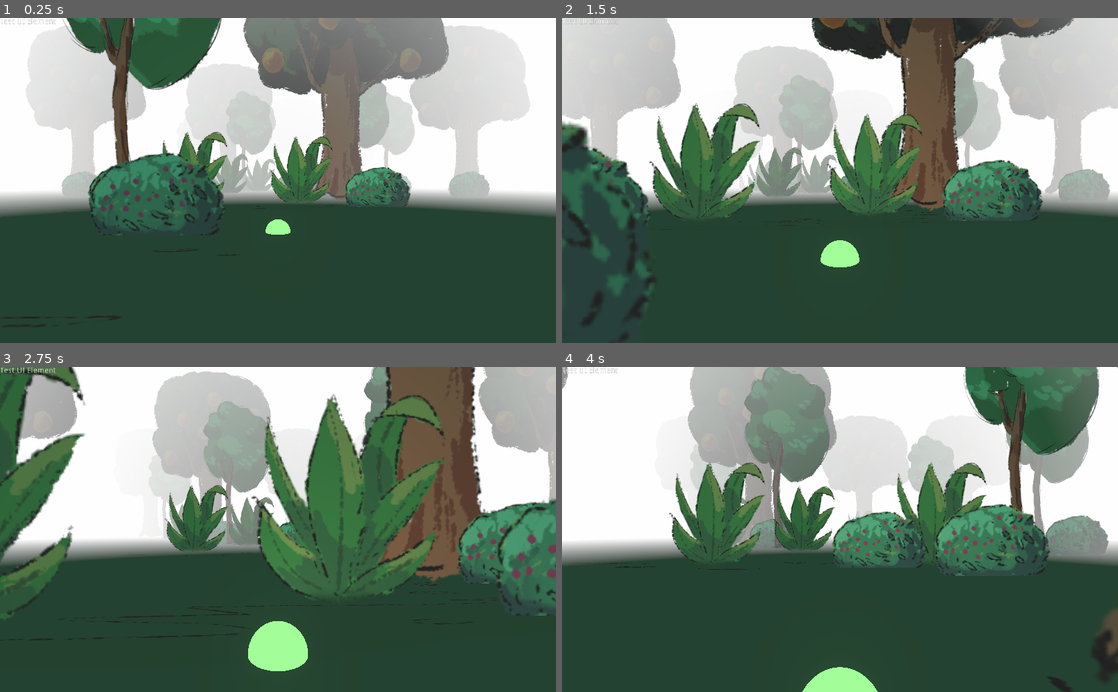
Above: before the commit, frames 1-4 (two rows, left to right).
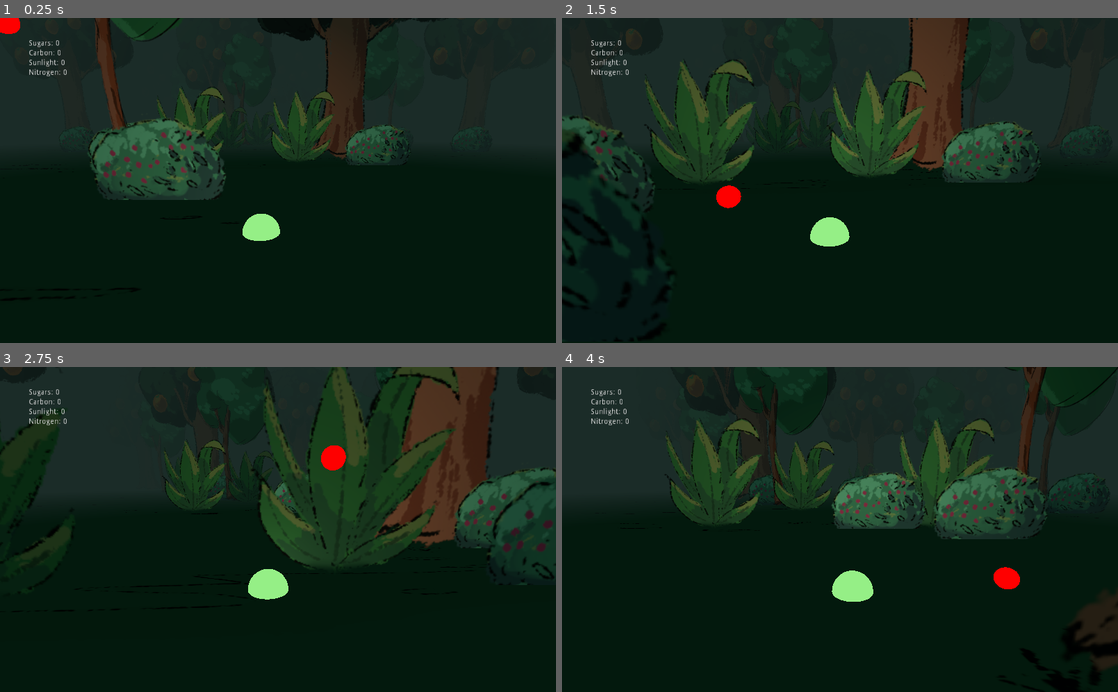
Above: after the commit, the same moments.

Repository: RegenerateGameJamTeam4/Team4sProject
Game: Godot game, scene res://src/utility/game_manager.tscn
Same seed, same stepped clock (60 frames per second), same inputs: the game is played once before the commit and once after it.
Inputs (mouse positions are in pixels of both pictures, inside the frame that each line leads up to):
- Up to frame 1 (0.25 s): no input
- Up to frame 2 (1.5 s): move the mouse to (962, 164) at 0.52 s; move the mouse to (728, 196) at 1.27 s
- Up to frame 3 (2.75 s): move the mouse to (333, 458) at 2.02 s
- Up to frame 4 (4 s): move the mouse to (812, 594) at 2.77 s; move the mouse to (1006, 578) at 3.52 s

The runs differ from the first frame. In frame 1, 99% of the frame differs, in the area x 0-100%, y 0-100%; in frame 2, 97%; in frame 3, 98%; in frame 4, 99%.

Commit message:
movement raycasts

Diff:
--- a/project/src/scenes/game.gd
+++ b/project/src/scenes/game.gd
@@ -9,7 +9,21 @@
 
 func _ready():
 	pass
+	#Input.set_mouse_mode(Input.MOUSE_MODE_CAPTURED)
 
 func _physics_process(delta):
 	#camera.translation = camera.translation.linear_interpolate(player.translation, camera_stickiness)
-	pass
+	var mouse_pos = get_viewport().get_mouse_position()
+
+	var space_state = get_world().direct_space_state
+
+	var raycast = space_state.intersect_ray(camera.project_ray_origin(mouse_pos),
+							 camera.project_ray_normal(mouse_pos))
+
+	var dropPlane  = Plane(Vector3(0, 0, 1), -0.5)
+	var raycast_pos = dropPlane.intersects_ray(
+							 camera.project_ray_origin(mouse_pos),
+							 camera.project_ray_normal(mouse_pos))
+	if raycast_pos:
+		$target_cursor.global_transform.origin = raycast_pos
+		player.target_location = $target_cursor.global_transform.origin
--- a/project/src/scenes/game.tscn
+++ b/project/src/scenes/game.tscn
@@ -1,6 +1,6 @@
-[gd_scene load_steps=11 format=2]
-
-[ext_resource path="res://assets/environments/base_white.tres" type="Environment" id=1]
+[gd_scene load_steps=13 format=2]
+
+[ext_resource path="res://assets/environments/base_moody_forest.tres" type="Environment" id=1]
 [ext_resource path="res://src/GroundPlane.tscn" type="PackedScene" id=2]
 [ext_resource path="res://src/actors/Player.tscn" type="PackedScene" id=3]
 [ext_resource path="res://src/scenes/game.gd" type="Script" id=4]
@@ -12,6 +12,14 @@
 
 [sub_resource type="Theme" id=1]
 
+[sub_resource type="SphereMesh" id=2]
+radius = 0.025
+height = 0.05
+
+[sub_resource type="SpatialMaterial" id=3]
+flags_unshaded = true
+albedo_color = Color( 1, 0, 0, 1 )
+
 [node name="Game" type="Spatial"]
 script = ExtResource( 4 )
 
@@ -22,10 +30,10 @@
 scroll_speed = Vector3( 0, -0.5, 0 )
 
 [node name="Player" parent="." instance=ExtResource( 3 )]
-transform = Transform( 1, 0, 0, 0, 1, 0, 0, 0, 1, 0, 0.247654, -1.01781 )
+transform = Transform( 1, 0, 0, 0, 1, 0, 0, 0, 1, 0, 0.219508, -0.585212 )
 
 [node name="Camera" type="Camera" parent="."]
-transform = Transform( 1, 0, 0, 0, 1, 0, 0, 0, 1, 0, 0.206427, 0 )
+transform = Transform( 1, 0, 0, 0, 0.977552, 0.210694, 0, -0.210694, 0.977552, 0, 0.266584, 0 )
 near = 0.01
 far = 25.0
 
@@ -137,7 +145,56 @@
 "_edit_use_anchors_": false
 }
 
-[node name="Label" type="Label" parent="UI"]
-margin_right = 40.0
+[node name="VBoxContainer" type="VBoxContainer" parent="UI"]
+anchor_right = 1.0
+margin_left = 53.0
+margin_top = 40.0
+margin_right = 93.0
+margin_bottom = 108.0
+__meta__ = {
+"_edit_use_anchors_": false
+}
+
+[node name="SugarsLabel" type="Label" parent="UI/VBoxContainer"]
+margin_right = 80.0
 margin_bottom = 14.0
-text = "Test UI Element"
+text = "Sugars: 0"
+__meta__ = {
+"_edit_use_anchors_": false
+}
+
+[node name="CarbonLabel" type="Label" parent="UI/VBoxContainer"]
+margin_top = 18.0
+margin_right = 80.0
+margin_bottom = 32.0
+text = "Carbon: 0"
+__meta__ = {
+"_edit_use_anchors_": false
+}
+
+[node name="SunlightLabel" type="Label" parent="UI/VBoxContainer"]
+margin_top = 36.0
+margin_right = 80.0
+margin_bottom = 50.0
+text = "Sunlight: 0"
+__meta__ = {
+"_edit_use_anchors_": false
+}
+
+[node name="NitrogenLabel" type="Label" parent="UI/VBoxContainer"]
+margin_top = 54.0
+margin_right = 80.0
+margin_bottom = 68.0
+text = "Nitrogen: 0"
+__meta__ = {
+"_edit_use_anchors_": false
+}
+
+[node name="target_cursor" type="MeshInstance" parent="."]
+transform = Transform( 1, 0, 0, 0, 1, 0, 0, 0, 1, -0.540455, 0.401178, -0.900092 )
+mesh = SubResource( 2 )
+material/0 = SubResource( 3 )
+
+[node name="Timer" type="Timer" parent="."]
+
+[editable path="Player"]
